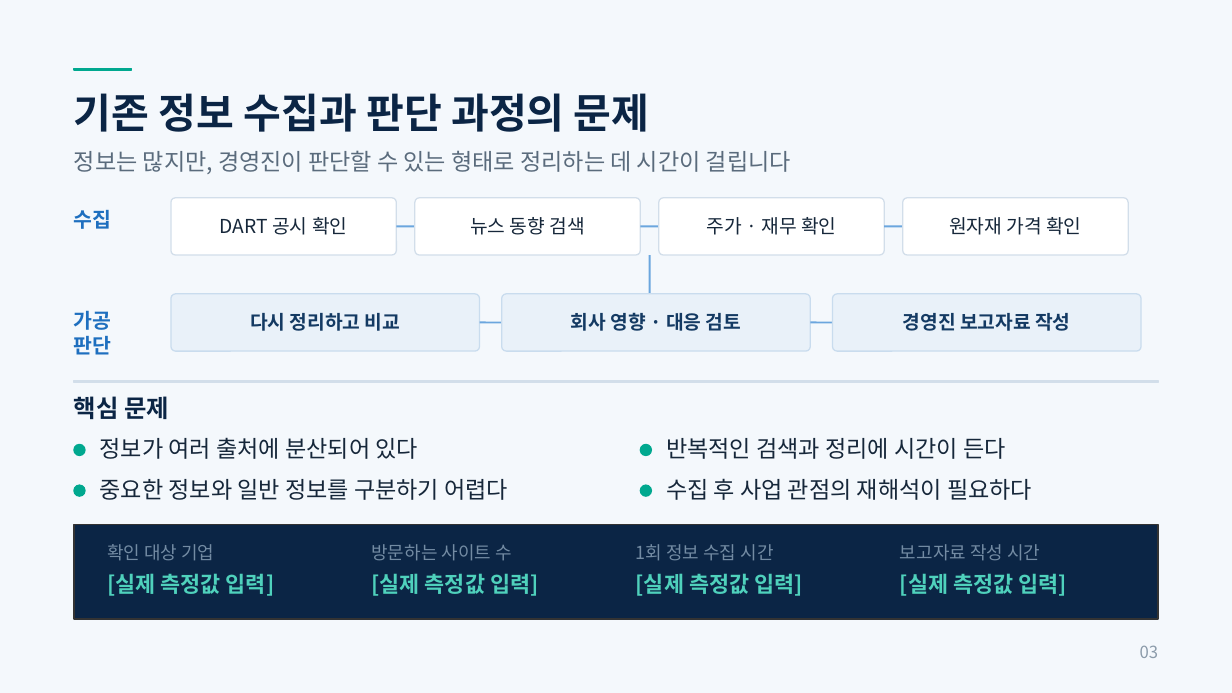
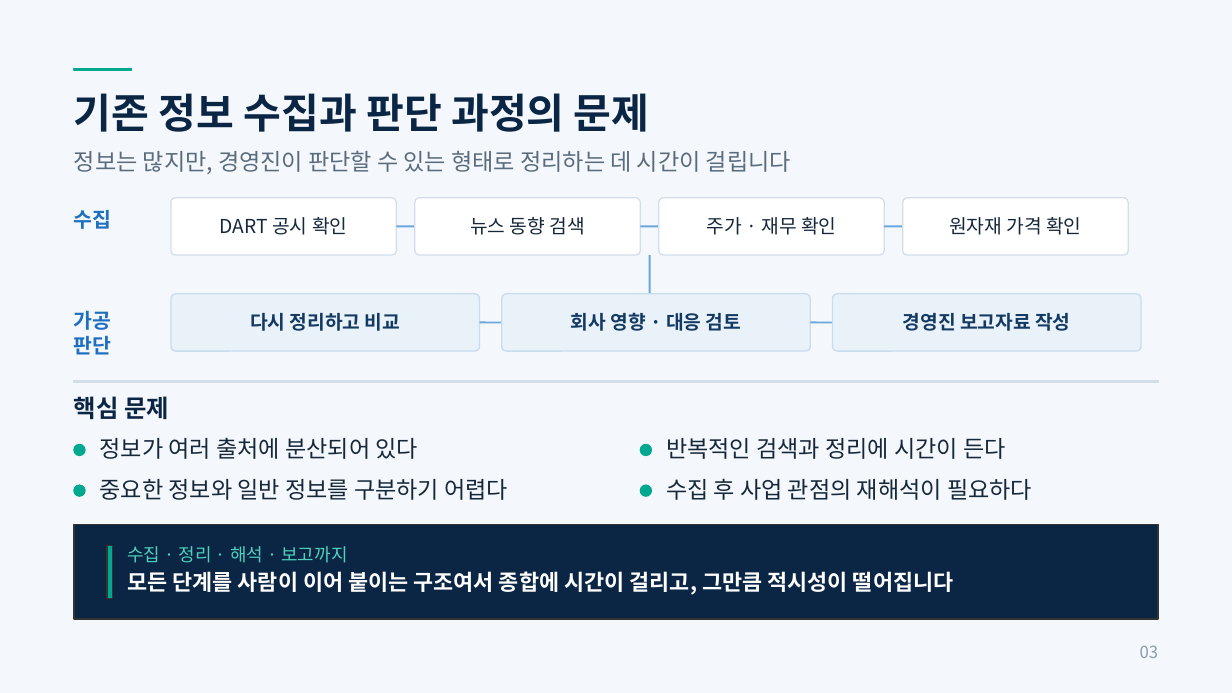
Before and after one commit to coldriverinvest-rgb/SAIMS, a slide deck: slide 3 of presentation-output/FUTURE_M_RADAR_7분발표.pptx. Drawn at 1232x693 pixels with LibreOffice and Linux fonts; fonts in the diff are those of the drawing. Boxes give left, top, right and bottom in pixels: in the first picture for what was removed or moved away, otherwise in the second. Text is boxed around its words. In the diff, an @@ line names an element or a change of style, - is before the commit and + after.

```diff
--- a/presentation-output/FUTURE_M_RADAR_7분발표.pptx
+++ b/presentation-output/FUTURE_M_RADAR_7분발표.pptx
@@ text removed at bbox=[107, 544, 214, 561] @@
-확인 대상 기업
@@ rectangle added at bbox=[107, 545, 113, 599], fill #00A88F, outline #333333 1 pt @@
@@ text at bbox=[127, 546, 347, 563]: text changed; size 17 to 14 pt; bold off @@
-[실제 측정값 입력]
+수집 · 정리 · 해석 · 보고까지
@@ text removed at bbox=[636, 544, 774, 561] @@
-1회 정보 수집 시간
@@ text removed at bbox=[900, 544, 1040, 561] @@
-보고자료 작성 시간
@@ text at bbox=[127, 571, 953, 595]: text changed; size 14 to 17 pt; text colour #738BA3 to #FFFFFF; bold on @@
-방문하는 사이트 수
+모든 단계를 사람이 이어 붙이는 구조여서 종합에 시간이 걸리고, 그만큼 적시성이 떨어집니다
@@ text removed at bbox=[371, 573, 539, 596] @@
-[실제 측정값 입력]
@@ text removed at bbox=[636, 573, 803, 596] @@
-[실제 측정값 입력]
@@ text removed at bbox=[900, 573, 1068, 596] @@
-[실제 측정값 입력]
```
Also in this commit, not shown: 1 other file.
